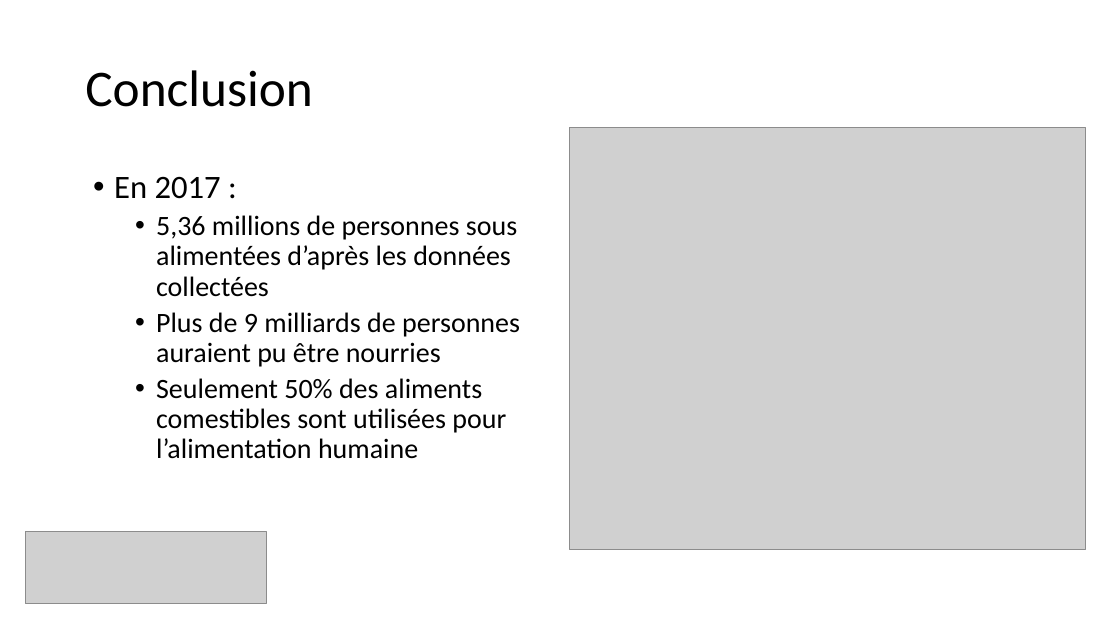
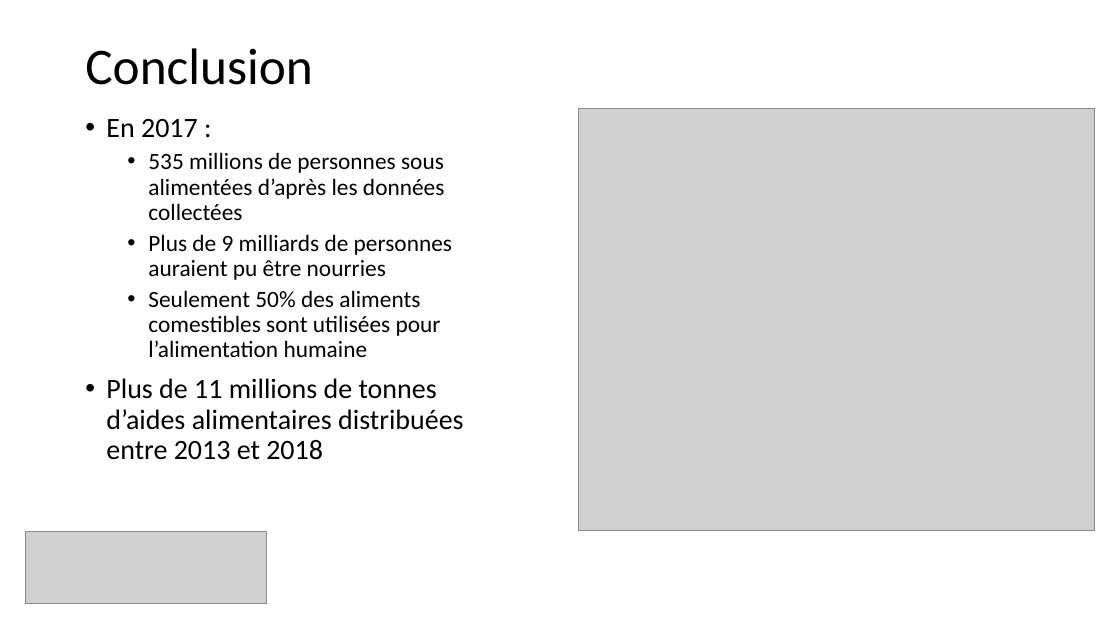
Before and after one commit to raphaelbelleil/Data_Analyst_Projet, a slide deck: slide 6 of Projet 4/Livrables/presentation_projet_4_2.pptx. Drawn at 1120x630 pixels with LibreOffice and Linux fonts; fonts in the diff are those of the drawing; grey boxes stand for pictures. Boxes give left, top, right and bottom in pixels: in the first picture for what was removed or moved away, otherwise in the second. Text is boxed around its words. In the diff, an @@ line names an element or a change of style, - is before the commit and + after.

```diff
--- a/Projet 4/Livrables/presentation_projet_4_2.pptx
+++ b/Projet 4/Livrables/presentation_projet_4_2.pptx
@@ title "Conclusion": place and size @@
-title "Conclusion" at bbox=[85, 70, 313, 107]
+title "Conclusion" at bbox=[85, 48, 313, 85]
@@ text "En 2017 :": place and size @@
-text "En 2017 :" at bbox=[114, 176, 520, 459]
+text "En 2017 :" at bbox=[106, 119, 463, 460]
@@ text at bbox=[106, 119, 452, 357]: size 28 to 24 pt in "En 2017 :"; size 24 to 20 pt in "Plus de 9 milliards de personnes auraient ...", "Seulement 50% des aliments comestibles sont utilisées ..." @@
@@ picture: place and size @@
-picture at bbox=[570, 127, 1086, 549]
+picture at bbox=[579, 108, 1096, 531]
@@ text at bbox=[148, 152, 445, 220]: text changed; size 24 to 20 pt @@
-  • 5,36 millions de personnes sous alimentées d’après les données collectées
+  • 535 millions de personnes sous alimentées d’après les données collectées
@@ text at bbox=[106, 378, 463, 460]: paragraph added @@
+• Plus de 11 millions de tonnes d’aides alimentaires distribuées entre 2013 et 2018
```
Also in this commit, not shown: 2 other slides changed, 12 other files.
